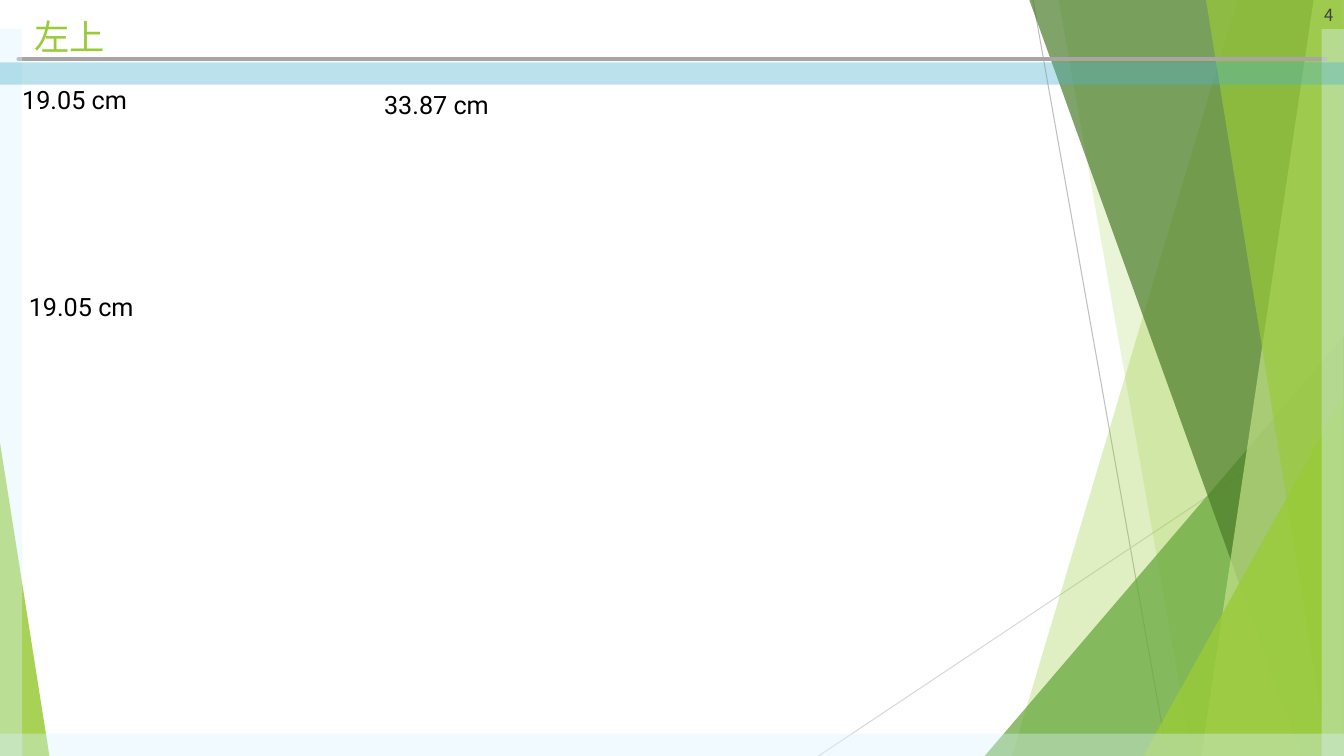
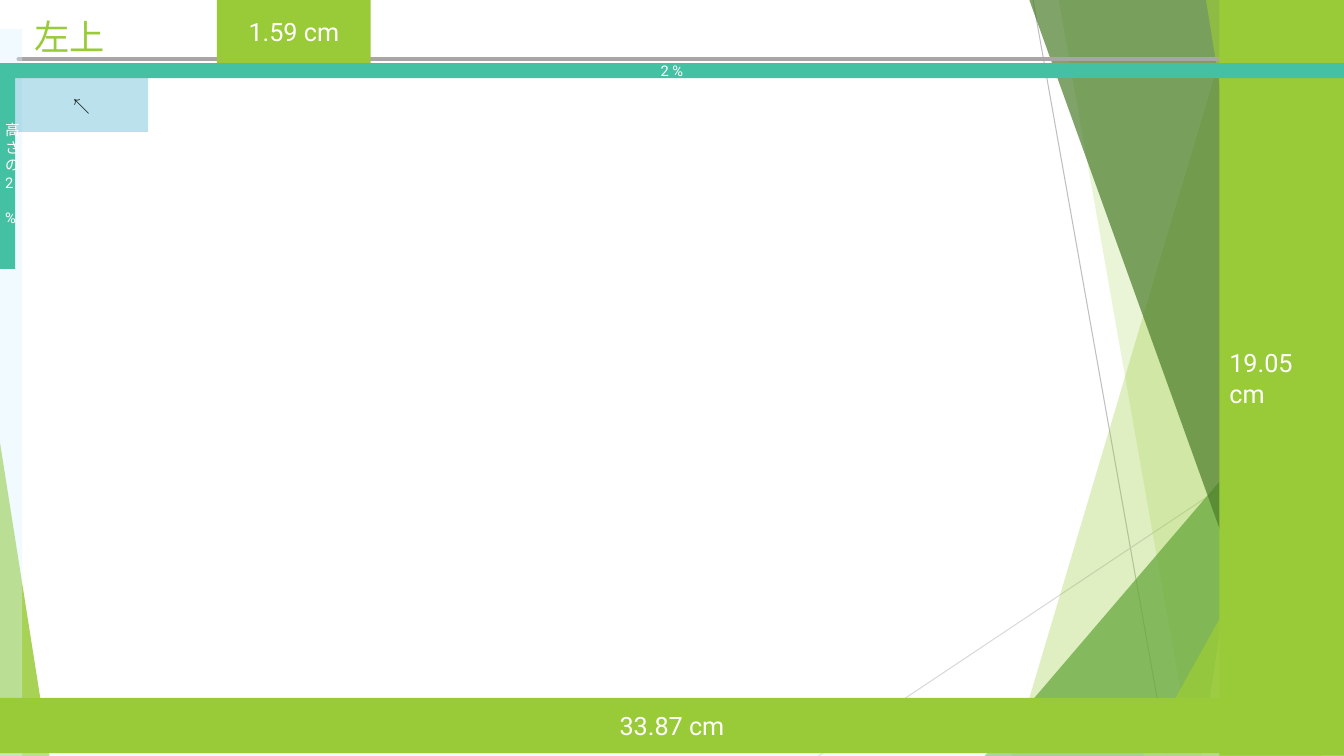
Before and after one commit to hitsuji-ga-u/pawapo, a slide deck: slide 4 of slide/customUI_debug.pptm. Drawn at 1344x756 pixels with LibreOffice and Linux fonts; fonts in the diff are those of the drawing. Boxes give left, top, right and bottom in pixels: in the first picture for what was removed or moved away, otherwise in the second. Text is boxed around its words. In the diff, an @@ line names an element or a change of style, - is before the commit and + after.

```diff
--- a/slide/customUI_debug.pptm
+++ b/slide/customUI_debug.pptm
@@ rectangle added at (x1=217, y1=0, x2=371, y2=64), fill #99CB38, 18 pt, text #FFFFFF @@
+1.59 cm
@@ rectangle "19.05 cm" resized from (x1=29, y1=298, x2=133, y2=317) to (x1=1220, y1=0, x2=1344, y2=756) @@
@@ rectangle "19.05 cm" at (x1=1220, y1=0, x2=1344, y2=756): text colour #000000 to #FFFFFF; vertical alignment top to middle; fill none to #99CB38 @@
@@ page number removed at (x1=1324, y1=8, x2=1333, y2=21) @@
-4
@@ rectangle added at (x1=0, y1=64, x2=1344, y2=79), fill #44C1A3, 10.5 pt, text #FFFFFF @@
+2 %
@@ rectangle added at (x1=0, y1=79, x2=15, y2=269), fill #44C1A3, 10.5 pt, text #FFFFFF @@
+高さの2 %
@@ text in rectangle at (x1=15, y1=79, x2=148, y2=132): text added @@
+↖
@@ rectangle "↖" resized from (x1=0, y1=63, x2=1344, y2=85) to (x1=15, y1=79, x2=148, y2=132) @@
@@ text removed at (x1=22, y1=91, x2=127, y2=110) @@
-19.05 cm
@@ rectangle "33.87 cm" resized from (x1=384, y1=96, x2=489, y2=115) to (x1=0, y1=698, x2=1344, y2=753) @@
@@ rectangle "33.87 cm" at (x1=0, y1=698, x2=1344, y2=753): text colour #000000 to #FFFFFF; alignment left to centre; vertical alignment top to middle; fill none to #99CB38 @@
```
Also in this commit, not shown: 3 other slides changed, 1 slide added, 10 other files.
